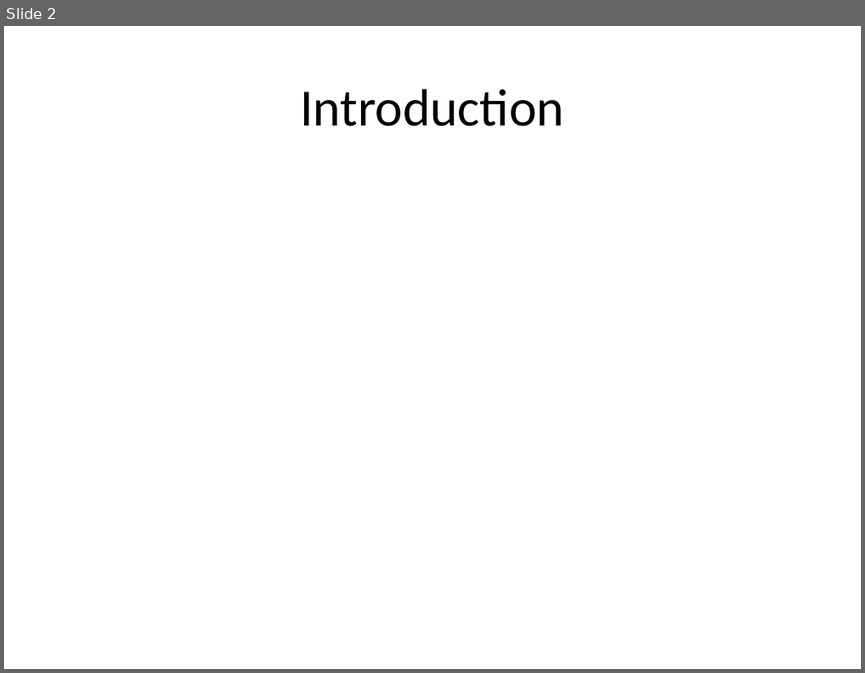
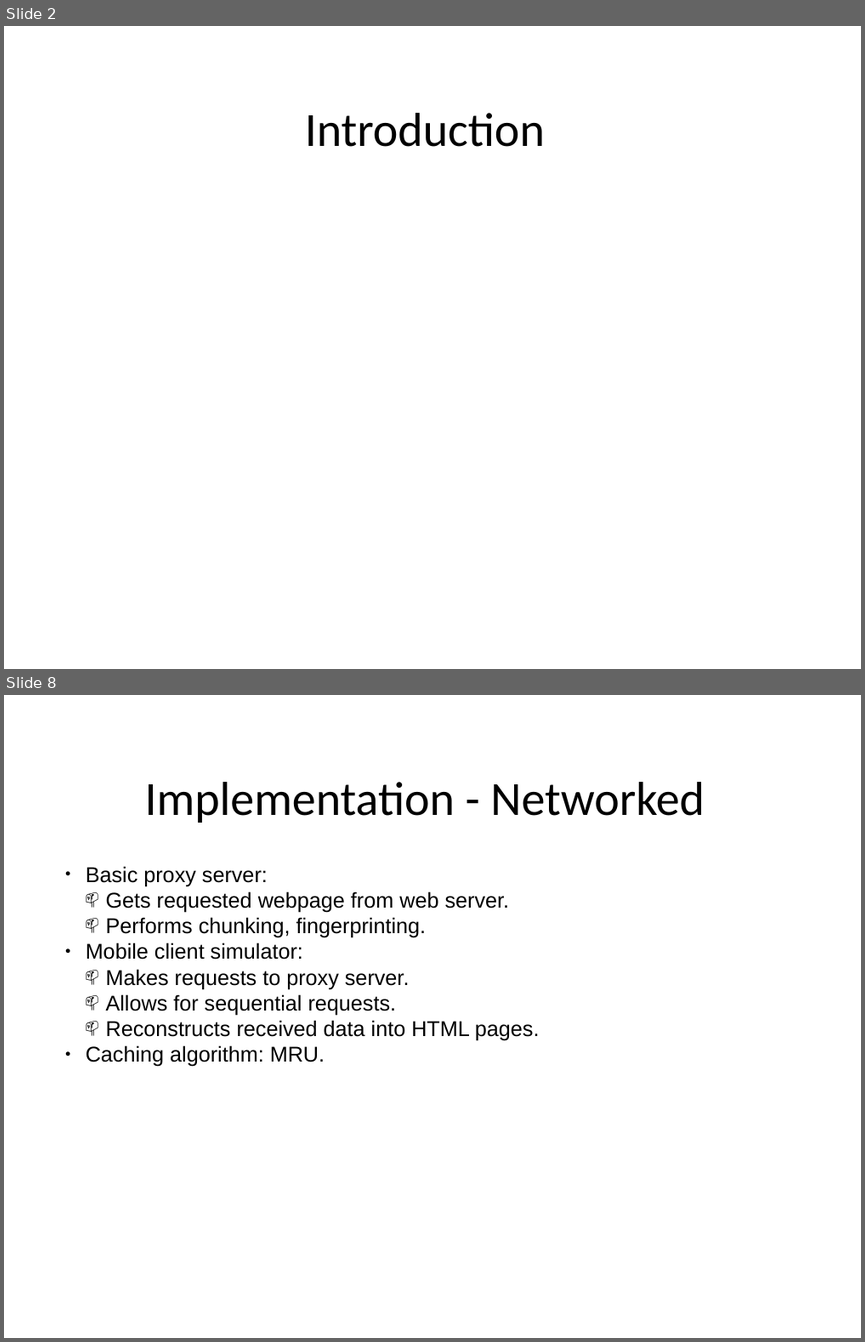
Before and after one commit to masomel/big-data-project, a slide deck: paper/Presentation_May17.pptx. Shown one above the other, each under a label of ours: slide 2 before the commit, slides 2 and 8 after it; the slides between them are not shown. The pictures are 865x673 and 865x1342 pixels, drawn with LibreOffice and Linux fonts; fonts in the diff are those of the drawing; background and template pictures are left out. Boxes give left, top, right and bottom in pixels: in the first picture for what was removed or moved away, otherwise in the second. Text is boxed around its words. In the diff, an @@ line names an element or a change of style, - is before the commit and + after.

```diff
--- a/paper/Presentation_May17.pptx
+++ b/paper/Presentation_May17.pptx
@@ slide 8 added at (x1=4, y1=695, x2=861, y2=1338), background picture (left out) @@
@@ text added at (x1=145, y1=782, x2=704, y2=823), 40 pt, text #000000 @@
+Implementation - Networked
@@ text added at (x1=86, y1=866, x2=540, y2=1066), 18 pt, text #000000 @@
+● Basic proxy server:
+  📫 Gets requested webpage from web server.
+  📫 Performs chunking, fingerprinting.
+● Mobile client simulator:
+  📫 Makes requests to proxy server.
+  📫 Allows for sequential requests.
+  📫 Reconstructs received data into HTML pages.
+● Caching algorithm: MRU.
@@ slide 2 changed as well @@
@@ text "Introduction" moved from (x1=300, y1=89, x2=564, y2=126) to (x1=305, y1=113, x2=545, y2=147) @@
@@ text "Introduction" at (x1=305, y1=113, x2=545, y2=147): size 44 to 40 pt @@
```
Also in this commit, not shown: 7 other slides changed, 7 other slides added, 7 slides removed.
